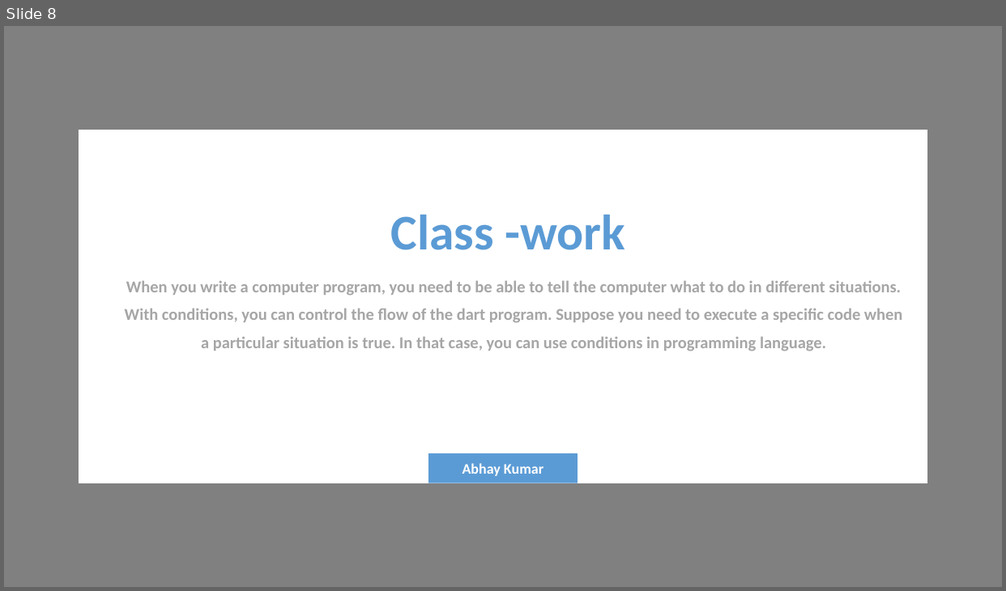
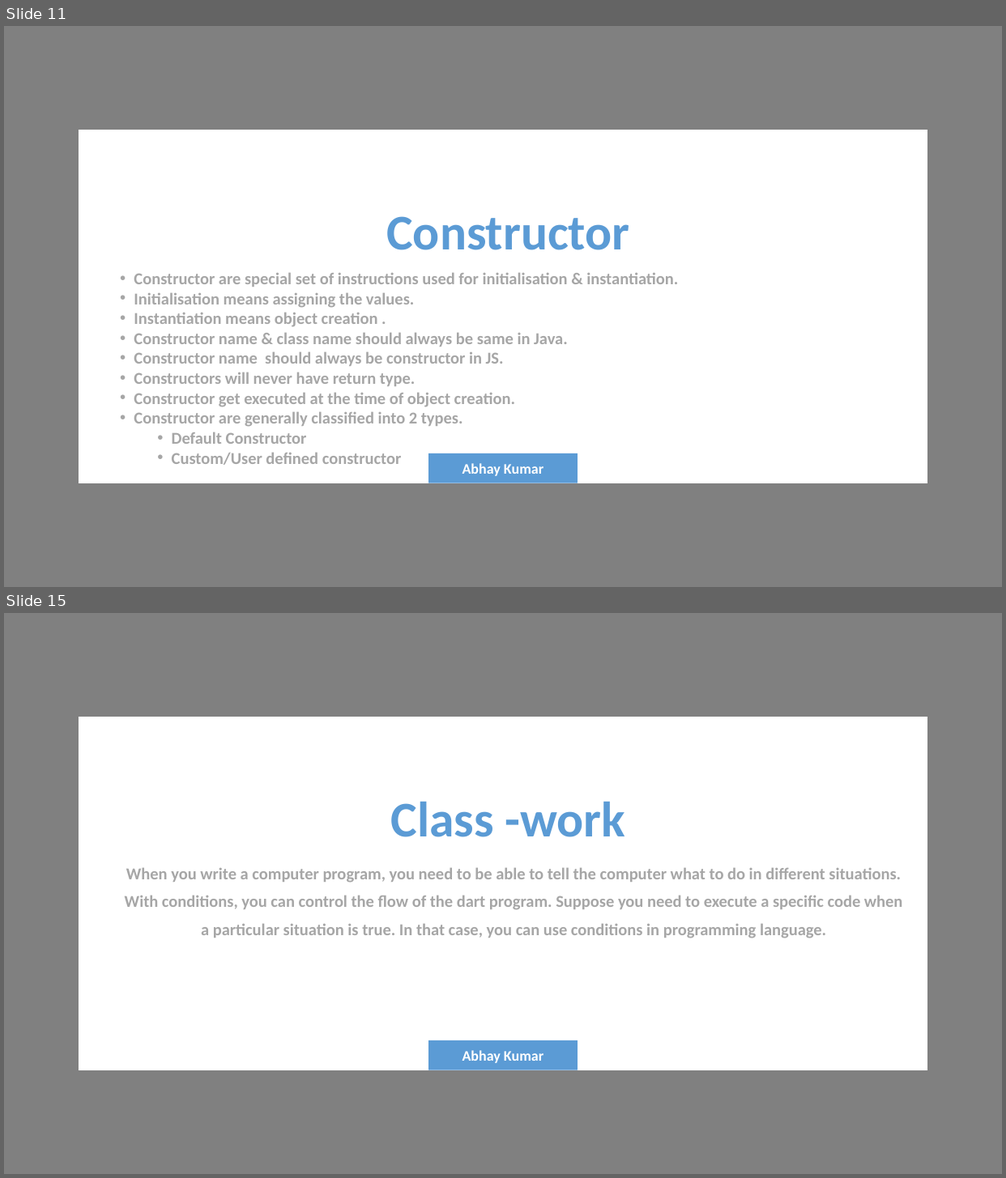
Before and after one commit to abhay420coder/Theory, a slide deck: full JavaScript/javaScript Oops.pptx. Shown one above the other, each under a label of ours: slide 8 before the commit, slides 11 and 15 after it; the slides between them are not shown. The pictures are 1006x591 and 1006x1178 pixels, drawn with LibreOffice and Linux fonts; fonts in the diff are those of the drawing. Boxes give left, top, right and bottom in pixels: in the first picture for what was removed or moved away, otherwise in the second. Text is boxed around its words. In the diff, an @@ line names an element or a change of style, - is before the commit and + after.

```diff
--- a/full JavaScript/javaScript Oops.pptx
+++ b/full JavaScript/javaScript Oops.pptx
@@ slide 11 added at [4,26,1002,587], background #808080 @@
@@ rectangle added at [79,130,928,484], fill #FFFFFF @@
@@ text added at [386,216,629,250], 48 pt, text #5B9BD5, bold @@
+Constructor
@@ text added at [134,273,678,465], 16 pt, text #A6A6A6, bold @@
+• Constructor are special set of instructions used for initialisation & instantiation.
+• Initialisation means assigning the values.
+• Instantiation means object creation .
+• Constructor name & class name should always be same in Java.
+• Constructor name should always be constructor in JS.
+• Constructors will never have return type.
+• Constructor get executed at the time of object creation.
+• Constructor are generally classified into 2 types.
+  • Default Constructor
+  • Custom/User defined constructor
@@ rectangle added at [428,454,577,484], fill #5B9BD5, 14 pt, text #FFFFFF, bold @@
+Abhay Kumar
@@ what was slide 8 is now slide 15 @@
```
Also in this commit, not shown: 3 slides changed, 6 other slides added, 33 other files.
